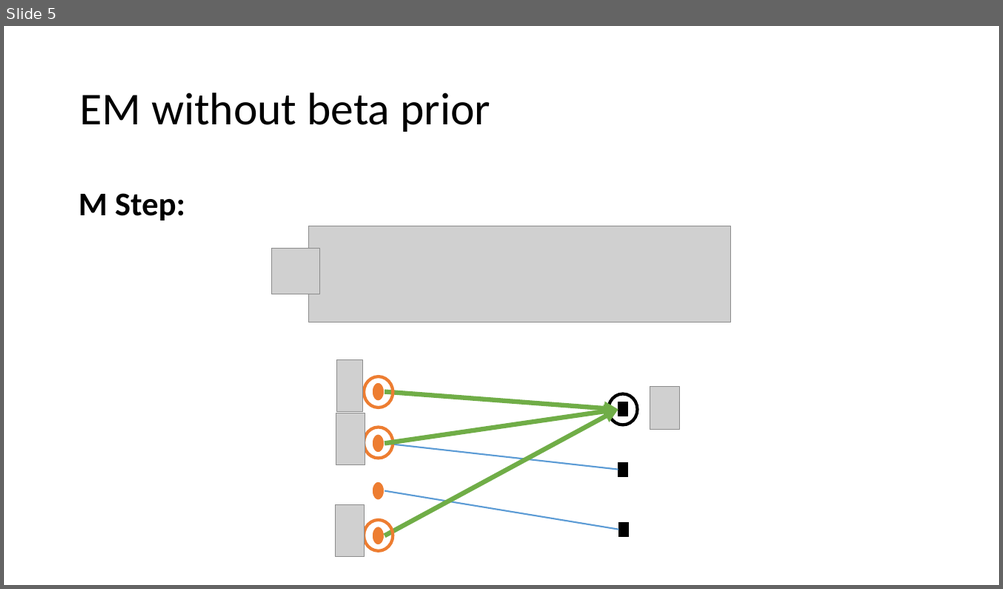
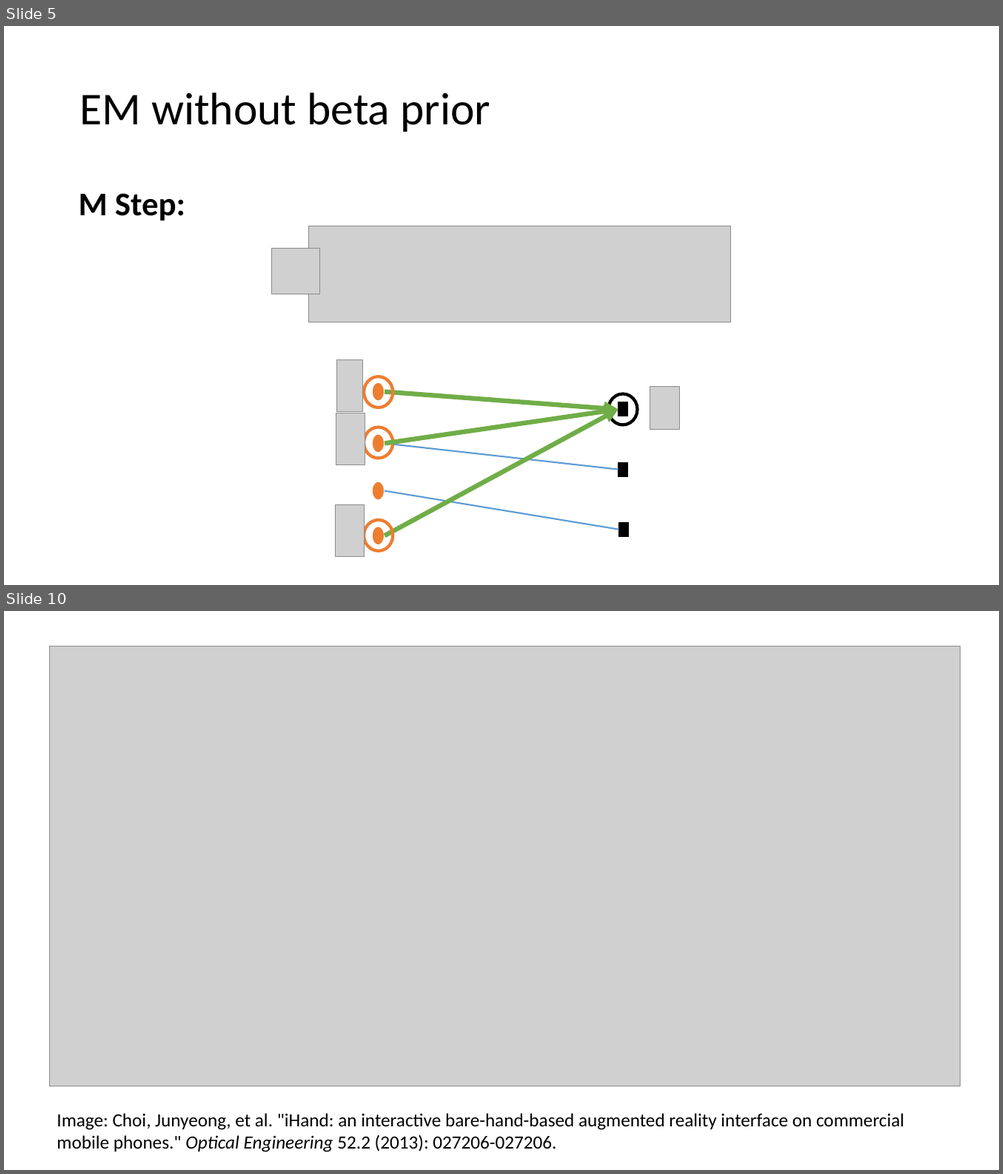
Before and after one commit to BigRedT/crowdsource, a slide deck: PPT/Adaptive Crowdsourcing via EM with Prior.pptx. Shown one above the other, each under a label of ours: slide 5 before the commit, slides 5 and 10 after it; the slides between them are not shown. The pictures are 1003x589 and 1003x1174 pixels, drawn with LibreOffice and Linux fonts; fonts in the diff are those of the drawing; grey boxes stand for pictures. Boxes give left, top, right and bottom in pixels: in the first picture for what was removed or moved away, otherwise in the second. Text is boxed around its words. In the diff, an @@ line names an element or a change of style, - is before the commit and + after.

```diff
--- a/PPT/Adaptive Crowdsourcing via EM with Prior.pptx
+++ b/PPT/Adaptive Crowdsourcing via EM with Prior.pptx
@@ slide 10 added at [4,611,999,1170], background #FFFFFF @@
@@ picture added at [50,646,961,1086] @@
@@ text added at [57,1113,904,1153], 18 pt, text #000000 @@
+Image: Choi, Junyeong, et al. "iHand: an interactive bare-hand-based augmented reality interface on commercial mobile phones." Optical Engineering 52.2 (2013): 027206-027206.
```
Also in this commit, not shown: 2 slides changed, 5 other slides added, 1 slide removed.
